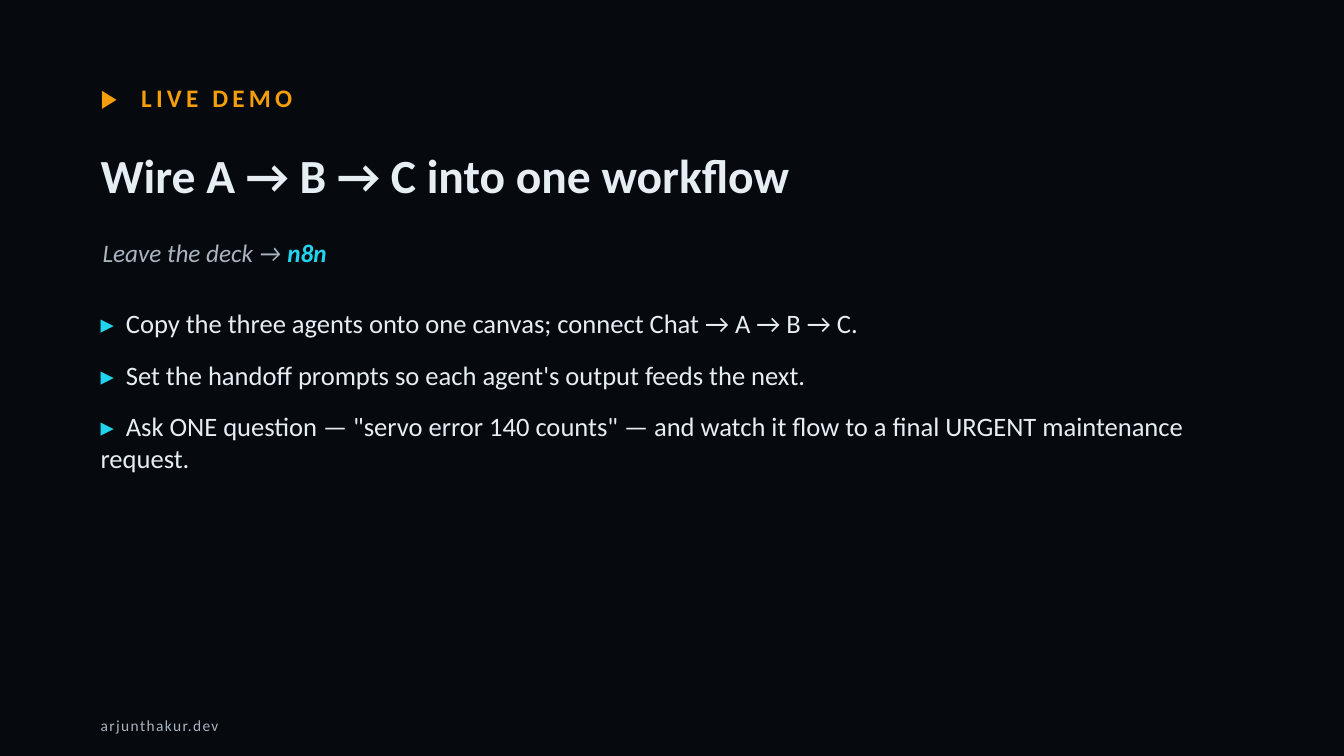
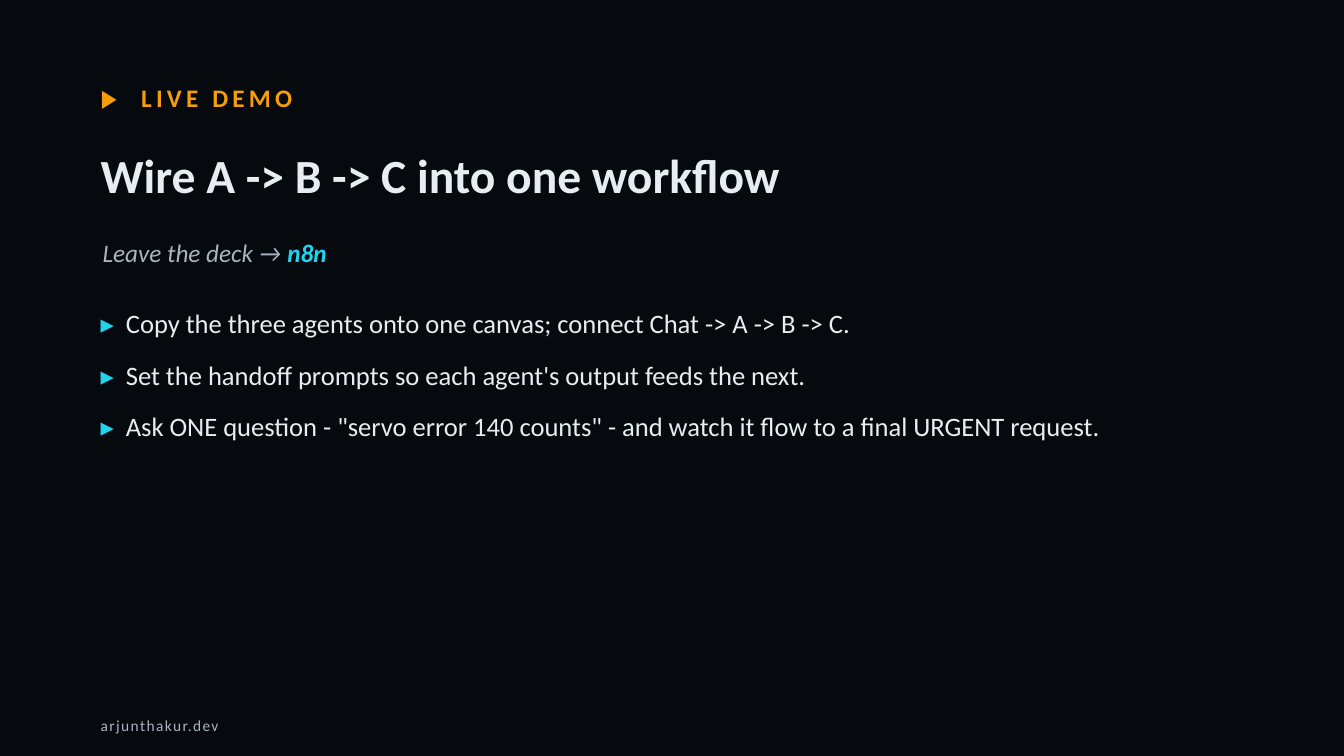
Before and after one commit to thakurarjun247/lgelectronics, a slide deck: slide 31 of LG-AI-Training-4hr.pptx (slide 30 before the commit). Drawn at 1344x756 pixels with LibreOffice and Linux fonts; fonts in the diff are those of the drawing. Boxes give left, top, right and bottom in pixels: in the first picture for what was removed or moved away, otherwise in the second. Text is boxed around its words. In the diff, an @@ line names an element or a change of style, - is before the commit and + after.

Commit message:
finalized

```diff
--- a/LG-AI-Training-4hr.pptx
+++ b/LG-AI-Training-4hr.pptx
@@ text at [101,159,779,194]: text changed @@
-Wire A → B → C into one workflow
+Wire A -> B -> C into one workflow
@@ text at [126,314,850,338]: text changed @@
-▸ Copy the three agents onto one canvas; connect Chat → A → B → C.
+▸ Copy the three agents onto one canvas; connect Chat -> A -> B -> C.
@@ text at [126,417,1099,441]: text changed @@
-▸ Ask ONE question — "servo error 140 counts" — and watch it flow to a final URGENT maintenance request.
+▸ Ask ONE question - "servo error 140 counts" - and watch it flow to a final URGENT request.
```
Also in this commit, not shown: 25 other slides changed, 2 slides added, 1 slide removed, 2 other files.
